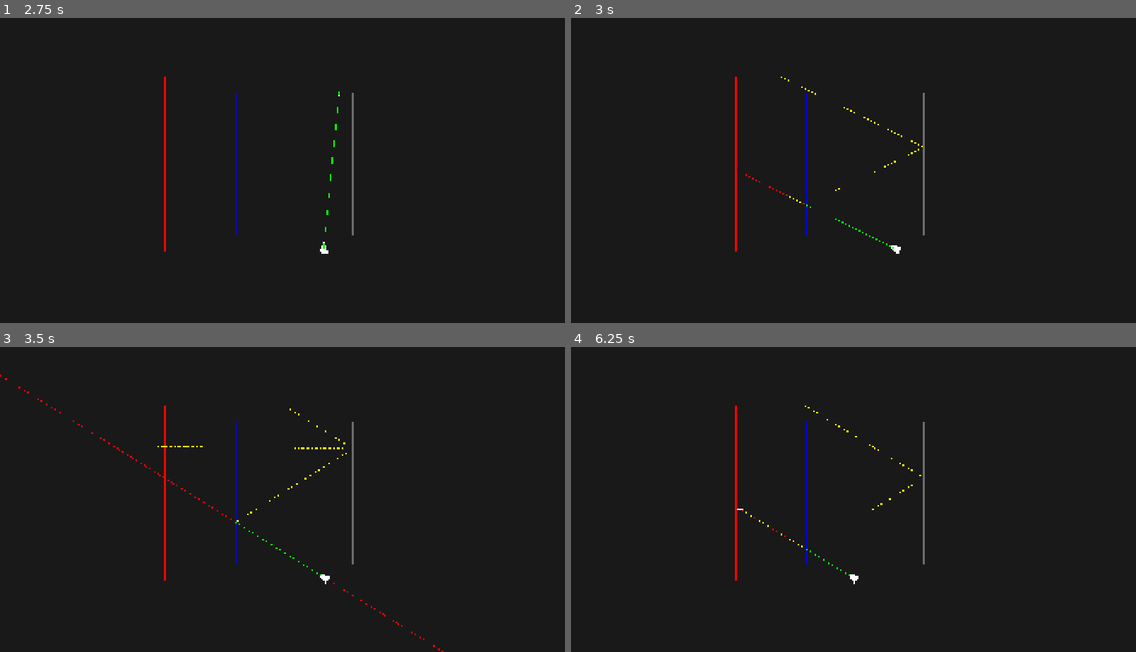
Above: before the commit, frames 1-4 (two rows, left to right).
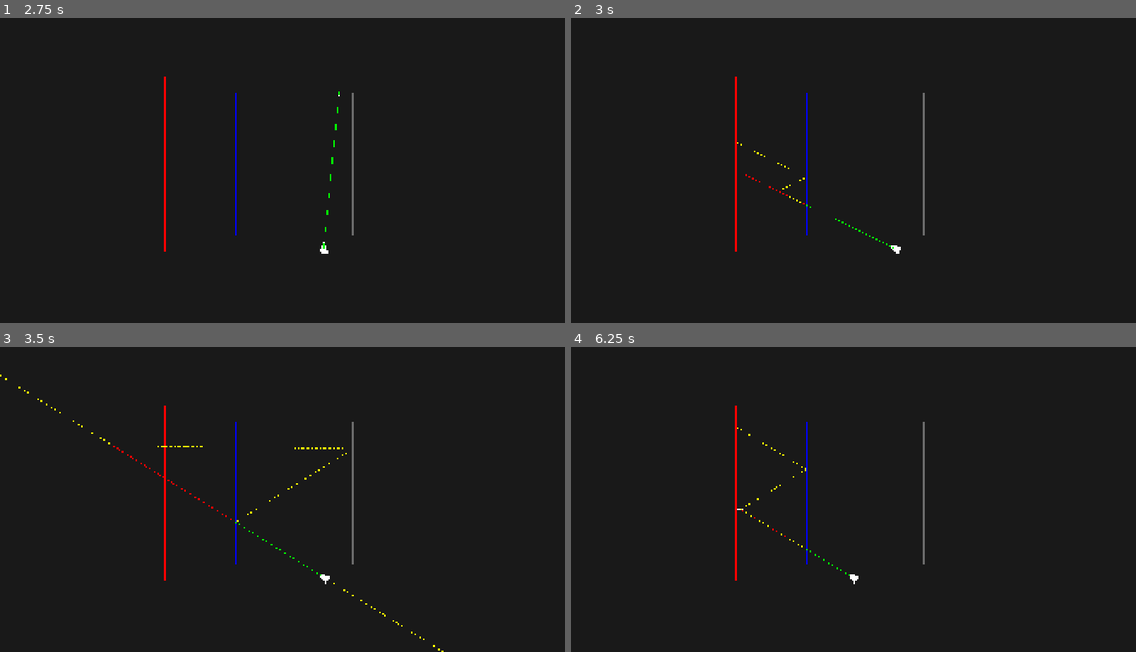
Above: after the commit, the same moments.

Repository: AlonKellner-RedHat/ricochet-game-v2
Game: Godot game, scene res://scenes/open_room_playable.tscn
The game is run twice, just before and just after one commit, with the same random seed, the same clock (stepped at 60 frames per second) and the same inputs.
Inputs (mouse positions are in pixels of both pictures, inside the frame that each line leads up to):
- Up to frame 1 (2.75 s): tap Enter at 0.5 s; move the mouse to (406, 149) at 0.52 s; hold D (move_right) 0.53-1.25 s; hold Space (fire) 0.53-1.25 s; click (406, 149) at 0.67 s; drag from (169, 179) to (254, 228) at 1.27 s; move the mouse to (339, 94) at 2.02 s; hold D (move_right) from 2.03 s (still down); tap Alt at 2.1 s
- Up to frame 2 (3 s): release D (move_right) at 2.75 s; drag from (825, 228) to (684, 115) at 2.77 s
- Up to frame 3 (3.5 s): no input
- Up to frame 4 (6.25 s): tap Enter at 3.5, 5.75 s; move the mouse to (1023, 542) at 3.52 s; hold A (move_left) 3.53-4.25 s; tap C at 3.6 s; drag from (684, 444) to (768, 414) at 4.27 s; tap Space (fire) at 5 s; move the mouse to (881, 493) at 5.02 s; hold S (move_down) 5.03-5.75 s; hold Shift 5.03-5.75 s; click (881, 493) at 5.17 s; drag from (768, 414) to (740, 508) at 5.77 s

Frame 1 is identical in both runs. In frame 2, less than 0.1% of the frame differs, in the area x 29-63%, y 19-57%; in frame 3, less than 0.1%; in frame 4, less than 0.1%.

Commit message:
Fix cursor as frame-consistent waypoint — no gap after reflection
The cursor's normalized-space position is now computed via
frame.invert().apply(cursor_pos), ensuring the ray advances to the
correct point. frame.apply(norm_cursor) roundtrips to cursor_pos,
so the next step starts exactly at the cursor — no jump to the
reflected image.

163 tests passing, 0 sweep violations.

Co-Authored-By: Claude Opus 4.6 <noreply@anthropic.com>

Diff:
--- a/scripts/math/tracer.gd
+++ b/scripts/math/tracer.gd
@@ -66,16 +66,19 @@
 			var remaining := target_dist - accumulated_dist
 			var t_target := remaining / dir_len if dir_len > 0.0 else -1.0
 			if remaining > 0.01 and t_target > 0.0 and (hit == null or hit.t < 0.0 or t_target < hit.t):
-				var target_point := ray.origin + dir_vec.normalized() * remaining
-				var cursor_vis := cursor_pos if cursor_pos != Vector2.ZERO else frame.apply(target_point)
+				var norm_cursor: Vector2
+				if cursor_pos != Vector2.ZERO:
+					norm_cursor = frame.invert().apply(cursor_pos)
+				else:
+					norm_cursor = ray.origin + dir_vec.normalized() * remaining
 				path.steps.append(Step.new(
-					frame.apply(ray.origin), cursor_vis,
+					frame.apply(ray.origin), frame.apply(norm_cursor),
 					frame.id, null, shared_ray, frame))
 				path.cursor_index = path.steps.size()
 				accumulated_dist = target_dist
 				target_passed = true
 				current_mode = post_cursor_mode
-				ray = Ray.new(target_point, ray.direction)
+				ray = Ray.new(norm_cursor, ray.direction)
 				continue
 
 		if hit == null:
--- a/tests/test_bug_fixes.gd
+++ b/tests/test_bug_fixes.gd
@@ -186,3 +186,31 @@
 	var cs := _step(planned, planned.cursor_index - 1)
 	assert_almost_eq(cs.end.x, cursor.x, 2.0, "Bug3: Cursor at actual x")
 	assert_almost_eq(cs.end.y, cursor.y, 2.0, "Bug3: Cursor at actual y")
+
+# --- Fix: No gap after reflection + cursor ---
+
+func test_no_gap_after_reflection_cursor() -> void:
+	# Mirror between player and cursor. Physical reflects, then cursor injected.
+	# The step AFTER cursor must start at the cursor position, not the reflected image.
+	var surfaces := _setup_scene()
+	var player := Vector2(960.0, 827.9623)
+	var cursor := Vector2(706.7361, 508.9425)
+	var aim := Direction.new(player, cursor)
+	var aim_ray := Ray.new(player, aim)
+	var td := player.distance_to(cursor)
+	MobiusTransform.reset_id_counter()
+	var physical := Tracer.trace(player, aim, surfaces, GameState.new(),
+		Tracer.DEFAULT_BOUNDS, aim_ray, td,
+		Tracer.TraceMode.PHYSICAL, Tracer.TraceMode.PHYSICAL, [], cursor)
+	assert_gt(physical.cursor_index, 0, "Should reach cursor")
+	assert_lt(physical.cursor_index, physical.steps.size(), "Should have post-cursor step")
+	var post_step := _step(physical, physical.cursor_index)
+	var cursor_step := _step(physical, physical.cursor_index - 1)
+	assert_almost_eq(post_step.start.x, cursor.x, 2.0,
+		"Post-cursor step must start at cursor x, not reflected image")
+	assert_almost_eq(post_step.start.y, cursor.y, 2.0,
+		"Post-cursor step must start at cursor y, not reflected image")
+	assert_almost_eq(cursor_step.end.x, post_step.start.x, 0.01,
+		"No gap: cursor step end == next step start (x)")
+	assert_almost_eq(cursor_step.end.y, post_step.start.y, 0.01,
+		"No gap: cursor step end == next step start (y)")
